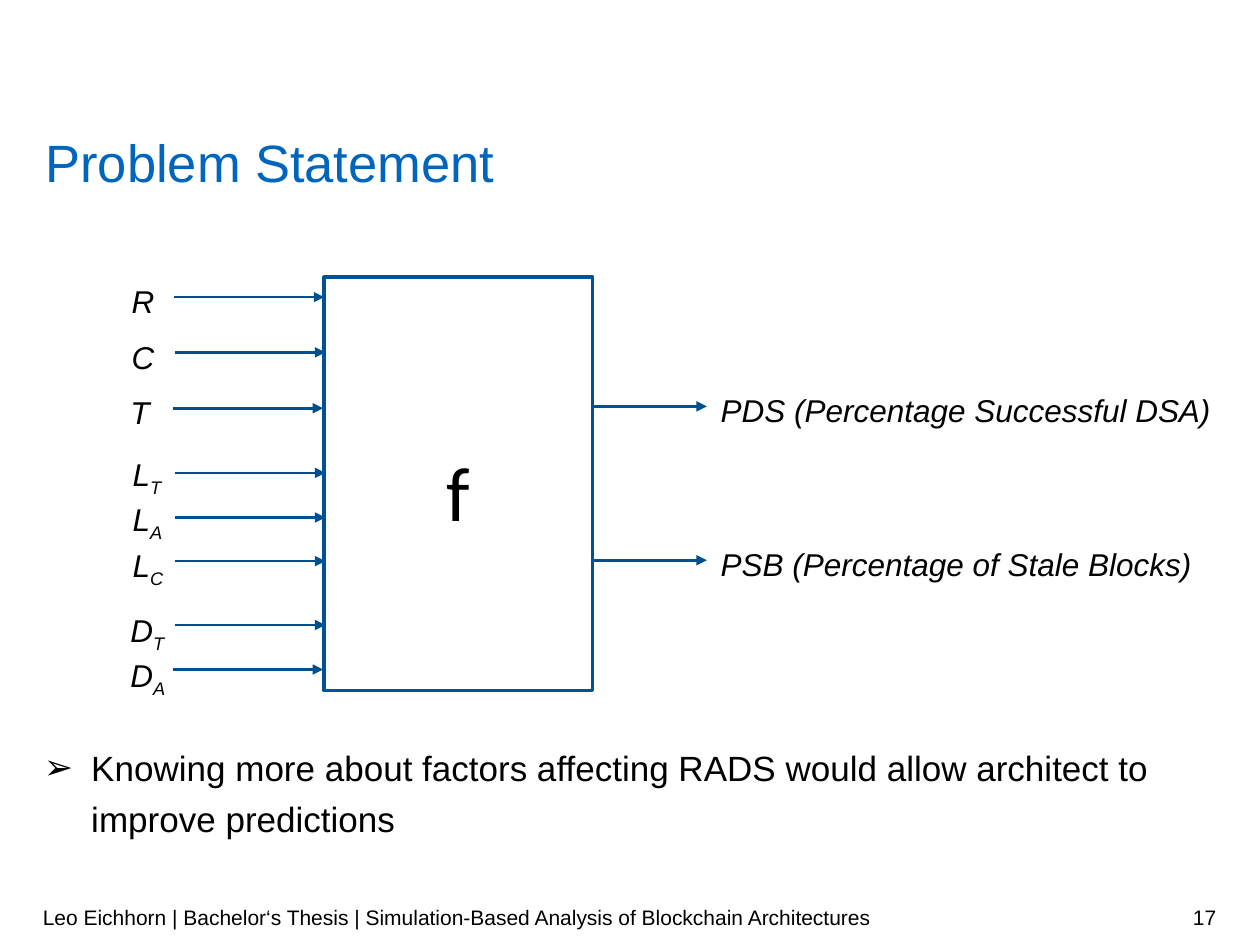
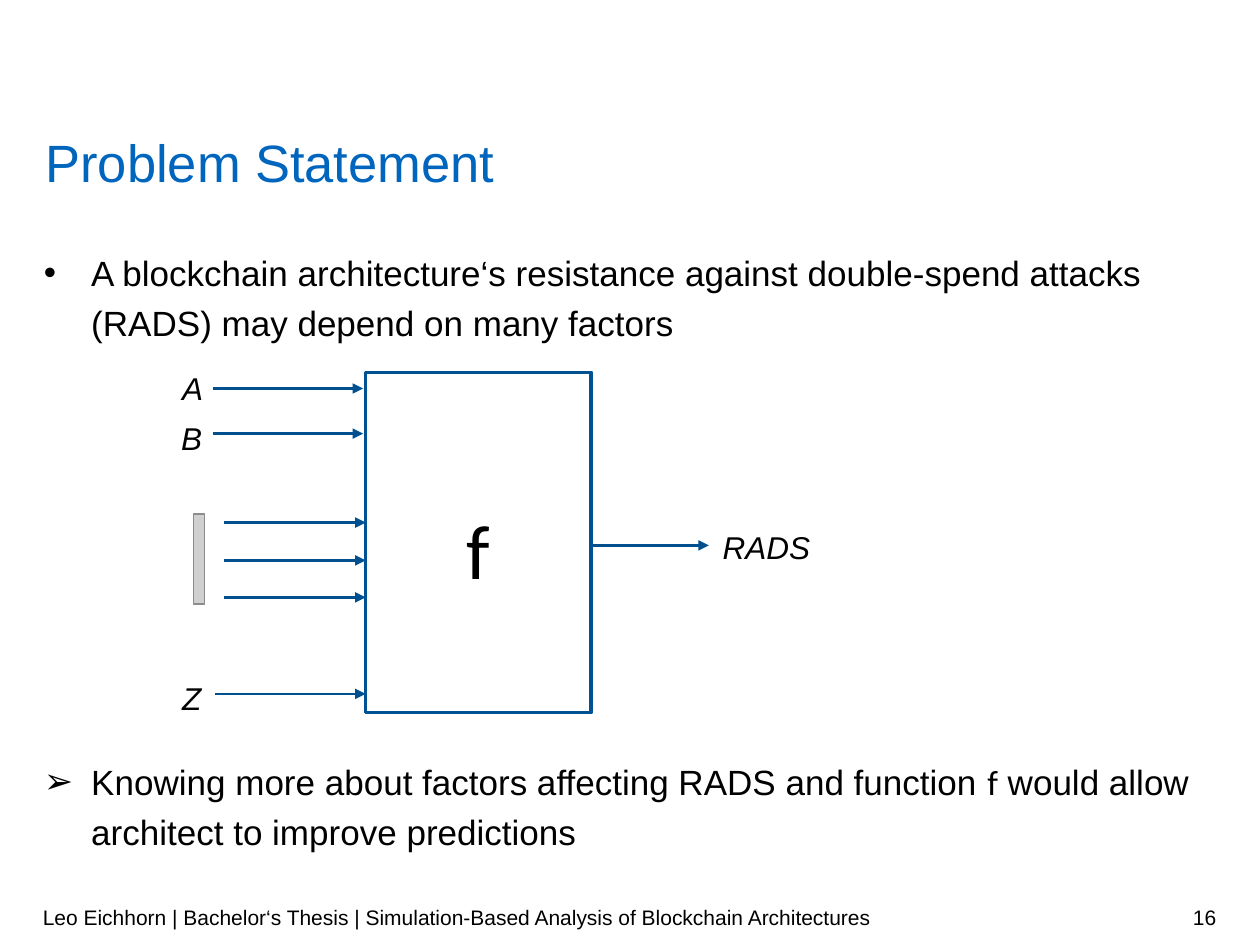
Before and after one commit to LeoEichhorn/Blockchain, a slide deck: slide 16 of Presentation/Blockchain.pptx (slide 17 before the commit). Drawn at 1260x945 pixels with LibreOffice and Linux fonts; fonts in the diff are those of the drawing; grey boxes stand for pictures; background and template pictures are left out. Boxes give left, top, right and bottom in pixels: in the first picture for what was removed or moved away, otherwise in the second. Text is boxed around its words. In the diff, an @@ line names an element or a change of style, - is before the commit and + after.

```diff
--- a/Presentation/Blockchain.pptx
+++ b/Presentation/Blockchain.pptx
@@ text at [91,260,1189,852]: text changed @@
-➢ Knowing more about factors affecting RADS would allow architect to improve predictions
+• A blockchain architecture‘s resistance against double-spend attacks (RADS) may depend on many factors
+➢ Knowing more about factors affecting RADS and function f would allow architect to improve predictions
@@ text removed at [132,291,155,313] @@
-R
@@ text at [182,378,203,400]: text changed @@
-LA
+A
@@ arrow moved from (174, 297) - (324, 297) to (213, 388) - (363, 388) @@
@@ rectangle "f": place and size @@
-rectangle "f" at [324,277,592,690]
+rectangle "f" at [365,373,591,713]
@@ text removed at [130,402,149,424] @@
-T
@@ arrow removed from (173, 408) to (323, 408) @@
@@ arrow removed from (592, 406) to (707, 406) @@
@@ text removed at [721,399,1210,428] @@
-PDS (Percentage Successful DSA)
@@ text removed at [132,449,218,489] @@
-LT
@@ text at [181,428,202,450]: text changed @@
-C
+B
@@ arrow moved from (175, 353) - (325, 353) to (213, 433) - (363, 433) @@
@@ text removed at [132,539,218,580] @@
-LC
@@ picture added at [194,514,205,604] @@
@@ arrow moved from (175, 472) - (325, 472) to (224, 523) - (365, 523) @@
@@ text at [723,537,810,560]: text changed @@
-PSB (Percentage of Stale Blocks)
+RADS
@@ arrow moved from (175, 518) - (325, 518) to (224, 561) - (365, 561) @@
@@ arrow moved from (591, 561) - (707, 561) to (593, 546) - (709, 546) @@
@@ arrow moved from (175, 561) - (325, 561) to (224, 597) - (365, 597) @@
@@ text removed at [131,605,217,645] @@
-DT
@@ arrow removed from (175, 625) to (325, 625) @@
@@ text at [182,688,201,710]: text changed @@
-DA
+Z
@@ arrow moved from (173, 669) - (323, 669) to (215, 694) - (365, 694) @@
@@ page number at [1193,910,1216,926]: text changed @@
-17
+16
```
Also in this commit, not shown: 21 other slides changed, 8 slides added, 19 other files.
